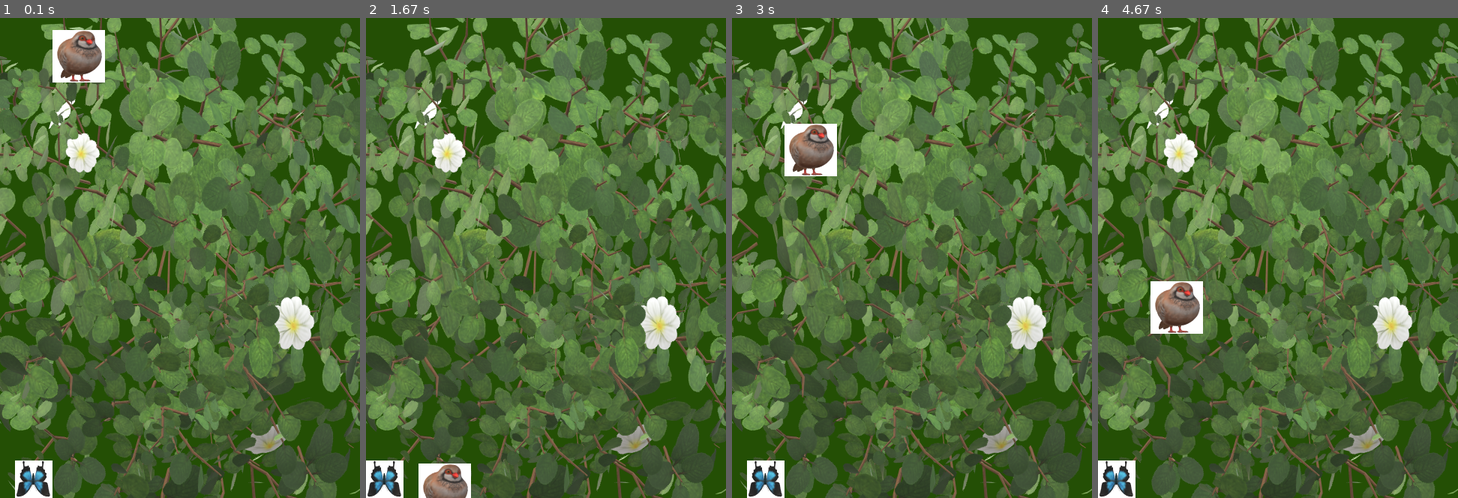
Above: before the commit, frames 1-4 (left to right).
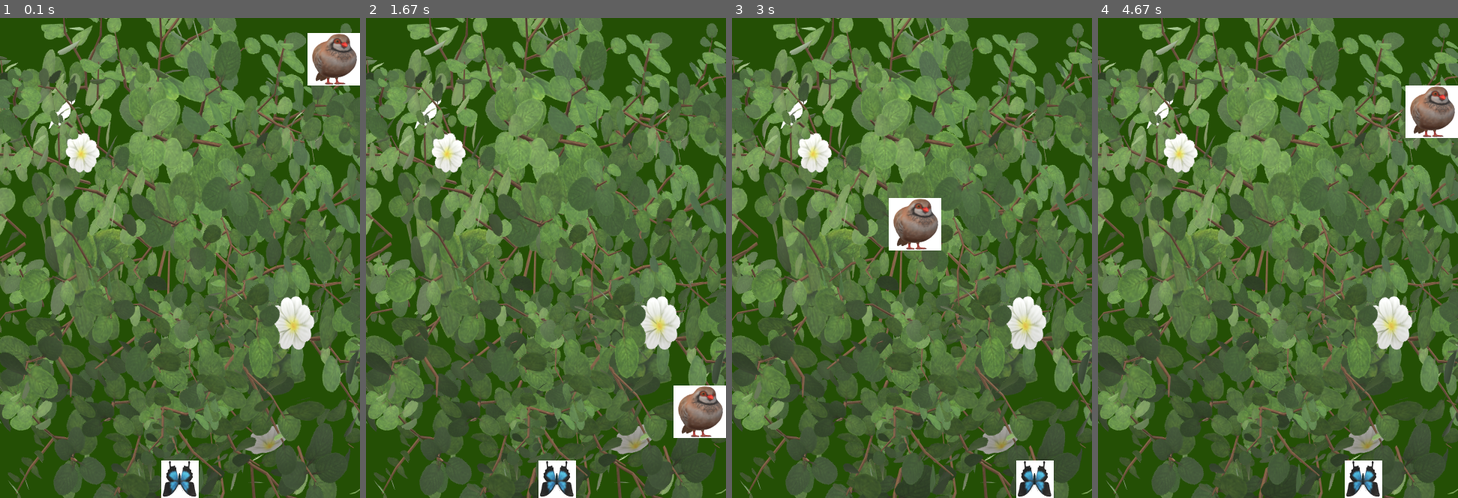
Above: after the commit, the same moments.

Repository: bini302/for_graphite
Game: pygame game, started from pygame_basic/quiz.py
Same seed, same stepped clock (60 frames per second), same inputs: the game is played once before the commit and once after it.
Inputs:
- Up to frame 1 (0.1 s): no input
- Up to frame 2 (1.67 s): hold Right 0.33-0.8 s; hold Right 0.83-1.3 s; hold Left from 1.33 s (still down)
- Up to frame 3 (3 s): release Left at 1.87 s; hold Left 1.9-2.3 s; hold Right 2.33-2.97 s
- Up to frame 4 (4.67 s): hold Left 3-3.47 s; hold Right 3.5-3.97 s; hold Right 4-4.47 s; hold Left from 4.5 s (still down)

The runs differ from the first frame. In frame 1, 4.7% of the frame differs, in the area x 4-100%, y 2-100%; in frame 2, 4.2%; in frame 3, 4.8%, in the area x 4-90%, y 22-100%; in frame 4, 4.8%.

Commit message:
Add files via upload
완

Diff:
--- a/pygame_basic/quiz.py
+++ b/pygame_basic/quiz.py
@@ -37,9 +37,9 @@
 enemy_x_pos=random.randint(0,screen_width)
 enemy_y_pos=0
 
-e_to_x=0
+#e_to_x=0
 e_to_y=0
-enemy_speed=0.05
+enemy_speed=10
 
 
 ####################################################
@@ -55,8 +55,13 @@
         if event.type==pygame.QUIT:
             running=False
 
-        if enemy_y_pos<=screen_height:
-            e_to_y += enemy_speed
+
+        #while enemy_y_pos<screen_height:
+        #    enemy_speed+=0.05
+        #    print(enemy_y_pos)
+        #if enemy_y_pos==screen_height:
+        #    enemy_y_pos=0
+        #    enemy_x_pos=random.randint(0,screen_width)
 
         if event.type==pygame.KEYDOWN:
             if event.key==pygame.K_LEFT:
@@ -86,16 +91,17 @@
     elif character_x_pos>screen_width-character_width:
         character_x_pos=screen_width-character_width
 
-    enemy_x_pos+=e_to_x*dt
-    enemy_y_pos+=e_to_y*dt
+    #enemy_x_pos+=e_to_x*dt
+    enemy_y_pos+=enemy_speed
 
     if enemy_x_pos<0:
         enemy_x_pos=0
     elif enemy_x_pos>screen_width-enemy_width:
-        enemy_x_pos=screen_width=enemy_width
+        enemy_x_pos=screen_width-enemy_width
     if enemy_y_pos>screen_height:
         enemy_y_pos=0
         enemy_x_pos=random.randint(0,screen_width)
+
 
 #4 충돌 처리
     character_rect=character.get_rect()
